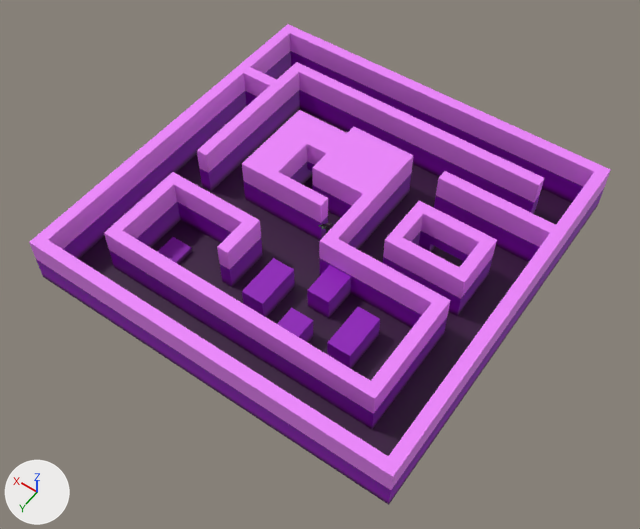
A saved change to the Blender file assets/models/MapMakingReducedMaybe.blend.
Both versions are drawn from a camera (50 mm lens) standing at (-10.22, 14.81, 21.92) and looking at (-0.27, 0.89, 0.05). Lighting does not change. The marker at lower left points along +X, +Y and +Z.
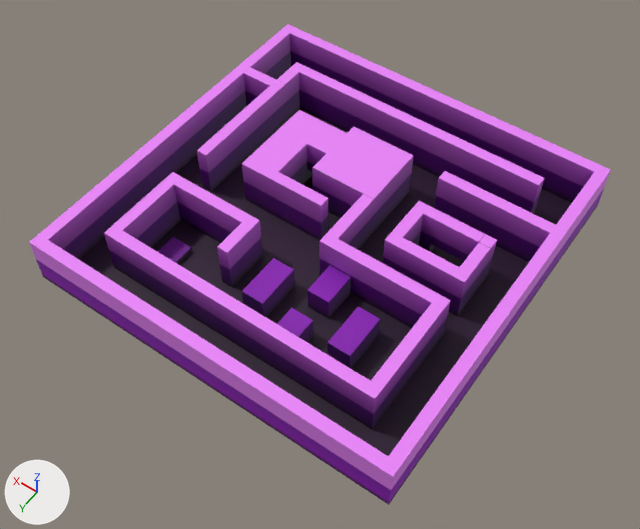
What differs and where, as boxes (x1, y1, x2, y2) in the pictures (640 x 529 px):
'Plane', surface changed
    both: (46, 31, 597, 457)

What changed in the scene script:
```text
Add img_mapuvs:
    img_mapuvs = load_image('MapUVs', '_unpacked/MapUVs', 1024, 1024, 'sRGB')
Change mat_material:
    remove # nodes: BsdfPrincipled, NewGeometry, OutputMaterial, SeparateXYZ, ValToRGB
    remove # colours: dark purple #35003a, purple #9500bd, purple #ee85ff
    nodes: BsdfPrincipled, OutputMaterial, TexImage
    uses the picture img_mapuvs
```
